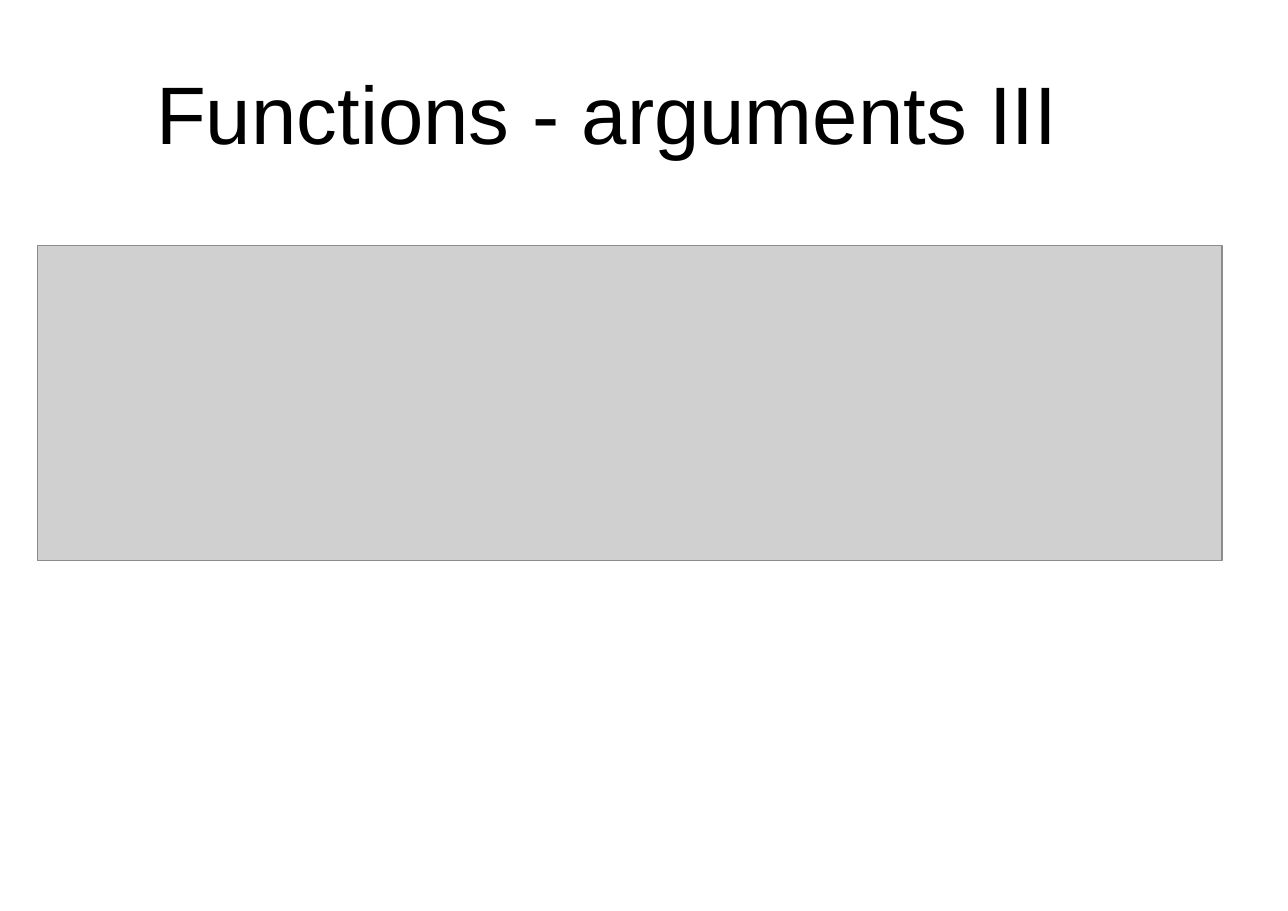
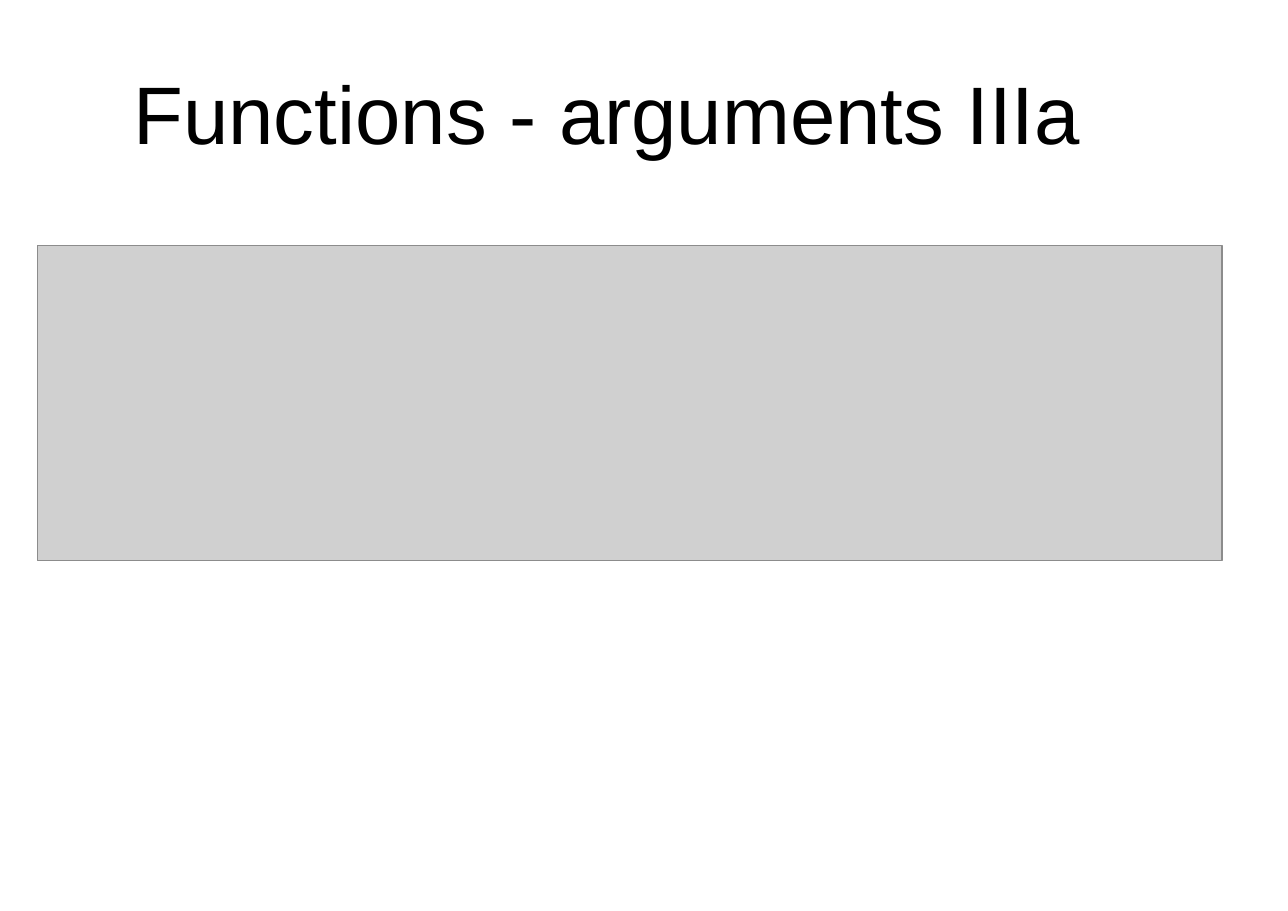
Before and after one commit to peterborkuti/other, a slide deck: slide 96 of JavaScriptBasics/jsbasics-slide.odp (slide 94 before the commit). Drawn at 1288x911 pixels with LibreOffice and Linux fonts; fonts in the diff are those of the drawing; grey boxes stand for pictures; background and template pictures are left out. Boxes give left, top, right and bottom in pixels: in the first picture for what was removed or moved away, otherwise in the second. Text is boxed around its words. In the diff, an @@ line names an element or a change of style, - is before the commit and + after.

Commit message:
function impress 02

```diff
--- a/JavaScriptBasics/jsbasics-slide.odp
+++ b/JavaScriptBasics/jsbasics-slide.odp
@@ title at box(134, 85, 1080, 159): text changed @@
-Functions - arguments III
+Functions - arguments IIIa
```
Also in this commit, not shown: 1 other slide changed, 16 slides added, 1 other file.
